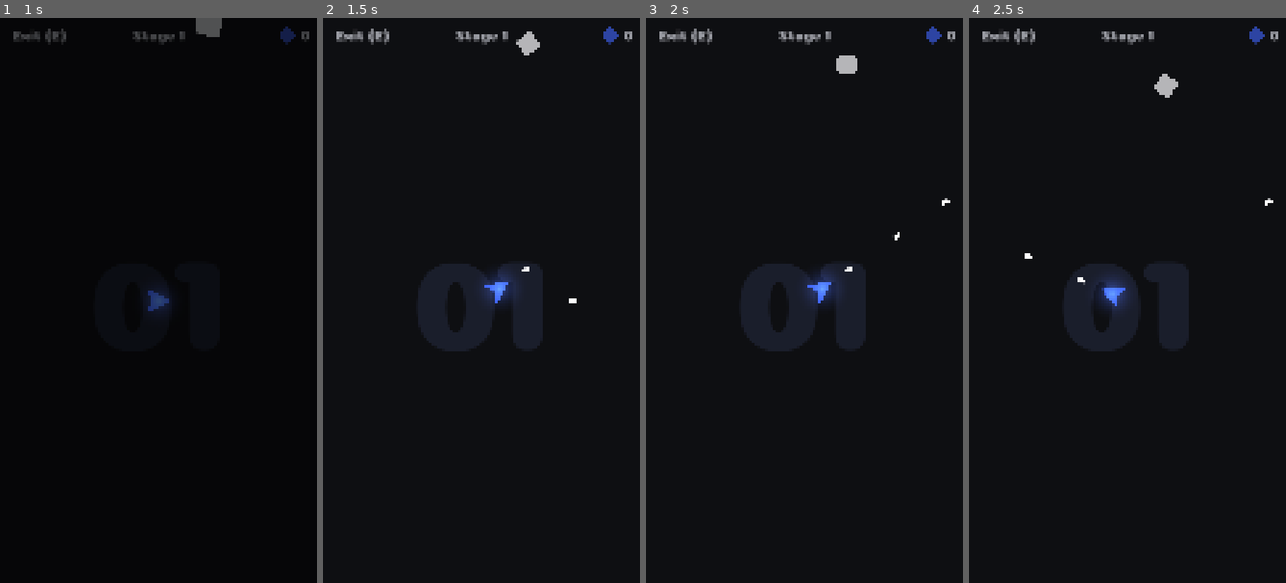
Above: before the commit, frames 1-4 (left to right).
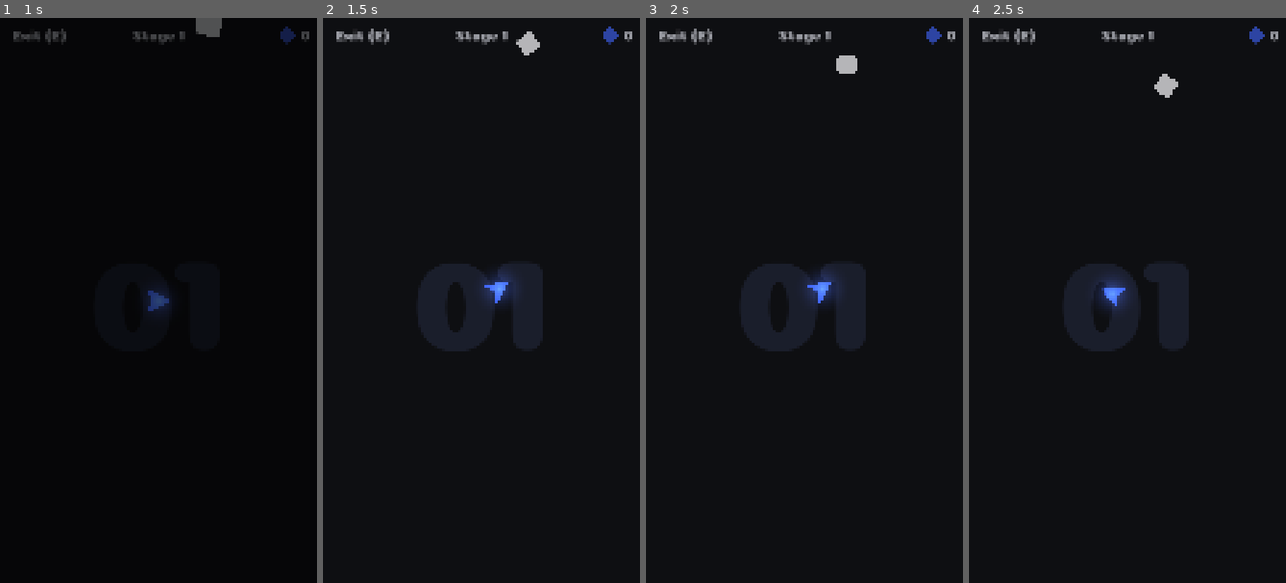
Above: after the commit, the same moments.

Repository: veprogames/blumo
Game: Godot game, scene res://src/main_menu/main_menu.tscn
Two runs of this game, one before a commit and one after it. Both use one fixed random seed, a clock stepped at 60 frames per second and the inputs below.
Inputs (mouse positions are in pixels of both pictures, inside the frame that each line leads up to):
- Up to frame 1 (1 s): click "Start" at 0.5 s
- Up to frame 2 (1.5 s): move the mouse to (497, 300) at 1.27 s
- Up to frame 3 (2 s): no input
- Up to frame 4 (2.5 s): move the mouse to (1111, 300) at 2.02 s

Frame 1 is identical in both runs. In frame 2, less than 0.1% of the frame differs, in the area x 62-80%, y 44-51%; in frame 3, less than 0.1%; in frame 4, less than 0.1%, in the area x 17-96%, y 31-48%.

Commit message:
add upgrades for bullets

Diff:
--- /dev/null
+++ b/assets/upgrade_definitions/bullets_enable.tres
@@ -0,0 +1,20 @@
+[gd_resource type="Resource" script_class="UpgradeDefinition" load_steps=5 format=3 uid="uid://cx7cl3b5bqhap"]
+
+[ext_resource type="Script" uid="uid://beyu06ro548fg" path="res://src/upgrade/effect_display_template_strings.gd" id="1_uggdq"]
+[ext_resource type="Texture2D" uid="uid://brub353iawf3y" path="res://assets/upgrades/icons/enable_bullets.png" id="2_uggdq"]
+[ext_resource type="Script" uid="uid://cumjv6cve7vvt" path="res://src/upgrade/upgrade_definition.gd" id="3_17vst"]
+
+[sub_resource type="Resource" id="Resource_rtmjw"]
+script = ExtResource("1_uggdq")
+values = Array[String](["Off", "On"])
+metadata/_custom_type_script = "uid://beyu06ro548fg"
+
+[resource]
+script = ExtResource("3_17vst")
+price_formula = "1000000"
+effect_formula = "level"
+effect_display = SubResource("Resource_rtmjw")
+title = "Shoot Bullets"
+icon = ExtResource("2_uggdq")
+max_level = 1
+metadata/_custom_type_script = "uid://cumjv6cve7vvt"
--- /dev/null
+++ b/assets/upgrade_definitions/bullets_firerate.tres
@@ -0,0 +1,22 @@
+[gd_resource type="Resource" script_class="UpgradeDefinition" load_steps=5 format=3 uid="uid://bvwly5myhfeao"]
+
+[ext_resource type="Script" uid="uid://bbck1ogxv7f6w" path="res://src/upgrade/effect_display_template.gd" id="1_mjwy4"]
+[ext_resource type="Texture2D" uid="uid://bxsprf6y4jb40" path="res://assets/upgrades/icons/bullets_firerate.png" id="2_mjwy4"]
+[ext_resource type="Script" uid="uid://cumjv6cve7vvt" path="res://src/upgrade/upgrade_definition.gd" id="3_rdeiw"]
+
+[sub_resource type="Resource" id="Resource_ygo8w"]
+script = ExtResource("1_mjwy4")
+precision = 0
+prefix = ""
+suffix = "/s"
+metadata/_custom_type_script = "uid://bbck1ogxv7f6w"
+
+[resource]
+script = ExtResource("3_rdeiw")
+price_formula = "[1e7, 3e8, 1e11, 1e15, 1e25, 1e40, 1e60, 1e80, 1e100, 1e150, 1e200, 1e200][level]"
+effect_formula = "1 + level"
+effect_display = SubResource("Resource_ygo8w")
+title = "Fire Rate"
+icon = ExtResource("2_mjwy4")
+max_level = 11
+metadata/_custom_type_script = "uid://cumjv6cve7vvt"
--- a/assets/upgrade_definitions/trail_length.tres
+++ b/assets/upgrade_definitions/trail_length.tres
@@ -18,4 +18,5 @@
 effect_display = SubResource("Resource_5xmsv")
 title = "Trail"
 icon = ExtResource("2_kuh65")
+max_level = -1
 metadata/_custom_type_script = "uid://cumjv6cve7vvt"
--- a/src/global/save_game.gd
+++ b/src/global/save_game.gd
@@ -22,6 +22,12 @@
 var upgrade_star_chance: Upgrade = Upgrade.new(
 	preload("res://assets/upgrade_definitions/star_chance.tres")
 )
+var upgrade_bullets_enable: Upgrade = Upgrade.new(
+	preload("res://assets/upgrade_definitions/bullets_enable.tres")
+)
+var upgrade_bullets_firerate: Upgrade = Upgrade.new(
+	preload("res://assets/upgrade_definitions/bullets_firerate.tres")
+)
 
 func _set_stage(new_stage: int) -> void:
 	stage = new_stage
@@ -40,6 +46,8 @@
 		"upgrade_triangle_chance": upgrade_triangle_chance.level,
 		"upgrade_hexagon_chance": upgrade_hexagon_chance.level,
 		"upgrade_star_chance": upgrade_star_chance.level,
+		"upgrade_bullets_enable": upgrade_bullets_enable.level,
+		"upgrade_bullets_firerate": upgrade_bullets_firerate.level,
 	}
 
 func load_game(serialized: Dictionary) -> void:
@@ -50,3 +58,5 @@
 	upgrade_triangle_chance.level = serialized.upgrade_triangle_chance
 	upgrade_hexagon_chance.level = serialized.upgrade_hexagon_chance
 	upgrade_star_chance.level = serialized.upgrade_star_chance
+	upgrade_bullets_enable.level = serialized.upgrade_bullets_enable
+	upgrade_bullets_firerate.level = serialized.upgrade_bullets_firerate
--- a/src/player/bullet_pod/bullet_pod.gd
+++ b/src/player/bullet_pod/bullet_pod.gd
@@ -3,8 +3,14 @@
 
 const BulletScene: PackedScene = preload("res://src/bullet/bullet.tscn")
 
-var cooldown: float = 0.25
+var cooldown: float = 0.5
 var t: float = 0.0
+
+
+func _ready() -> void:
+	cooldown = get_cooldown()
+	if Global.save.upgrade_bullets_enable.level == 0:
+		queue_free()
 
 
 func _physics_process(delta: float) -> void:
@@ -12,6 +18,10 @@
 	if t >= cooldown:
 		t -= cooldown
 		spawn_bullet()
+
+
+func get_cooldown() -> float:
+	return 1.0 / Global.save.upgrade_bullets_firerate.get_current_effect()
 
 
 func spawn_bullet() -> void:
--- /dev/null
+++ b/src/upgrade/effect_display_template_strings.gd
@@ -0,0 +1,9 @@
+class_name EffectDisplayTemplateStrings
+extends EffectDisplayTemplateBase
+
+@export var values: Array[String]
+
+
+func get_value(for_effect: float) -> String:
+	var value: int = int(for_effect)
+	return values[clampi(value, 0, values.size() - 1)]
--- a/src/upgrade/upgrade_menu.gd
+++ b/src/upgrade/upgrade_menu.gd
@@ -6,6 +6,8 @@
 @onready var upgrade_button_triangle_chance: UpgradeButton = %UpgradeButtonTriangleChance
 @onready var upgrade_button_hexagon_chance: UpgradeButton = %UpgradeButtonHexagonChance
 @onready var upgrade_button_star_chance: UpgradeButton = %UpgradeButtonStarChance
+@onready var upgrade_button_bullets_enable: UpgradeButton = %UpgradeButtonBulletsEnable
+@onready var upgrade_button_bullets_firerate: UpgradeButton = %UpgradeButtonBulletsFirerate
 
 @onready var currency_counter: CurrencyCounter = %CurrencyCounter
 
@@ -16,6 +18,8 @@
 	upgrade_button_triangle_chance.upgrade = Global.save.upgrade_triangle_chance
 	upgrade_button_hexagon_chance.upgrade = Global.save.upgrade_hexagon_chance
 	upgrade_button_star_chance.upgrade = Global.save.upgrade_star_chance
+	upgrade_button_bullets_enable.upgrade = Global.save.upgrade_bullets_enable
+	upgrade_button_bullets_firerate.upgrade = Global.save.upgrade_bullets_firerate
 
 	currency_counter.set_value_instant(Global.save.score)
 	Global.save.score_changed.connect(_on_global_score_changed)
--- a/src/upgrade/upgrade_menu.tscn
+++ b/src/upgrade/upgrade_menu.tscn
@@ -67,3 +67,11 @@
 [node name="UpgradeButtonStarChance" parent="MarginContainer/VBoxContainer/FlowContainer" instance=ExtResource("1_kyr0d")]
 unique_name_in_owner = true
 layout_mode = 2
+
+[node name="UpgradeButtonBulletsEnable" parent="MarginContainer/VBoxContainer/FlowContainer" instance=ExtResource("1_kyr0d")]
+unique_name_in_owner = true
+layout_mode = 2
+
+[node name="UpgradeButtonBulletsFirerate" parent="MarginContainer/VBoxContainer/FlowContainer" instance=ExtResource("1_kyr0d")]
+unique_name_in_owner = true
+layout_mode = 2
Binary file added: assets/upgrades/icons/bullets_firerate.png
Not shown, added: assets/upgrades/icons/bullets_firerate.png.import
Binary file added: assets/upgrades/icons/enable_bullets.png
Not shown, added: assets/upgrades/icons/enable_bullets.png.import
Not shown, added: src/upgrade/effect_display_template_strings.gd.uid
